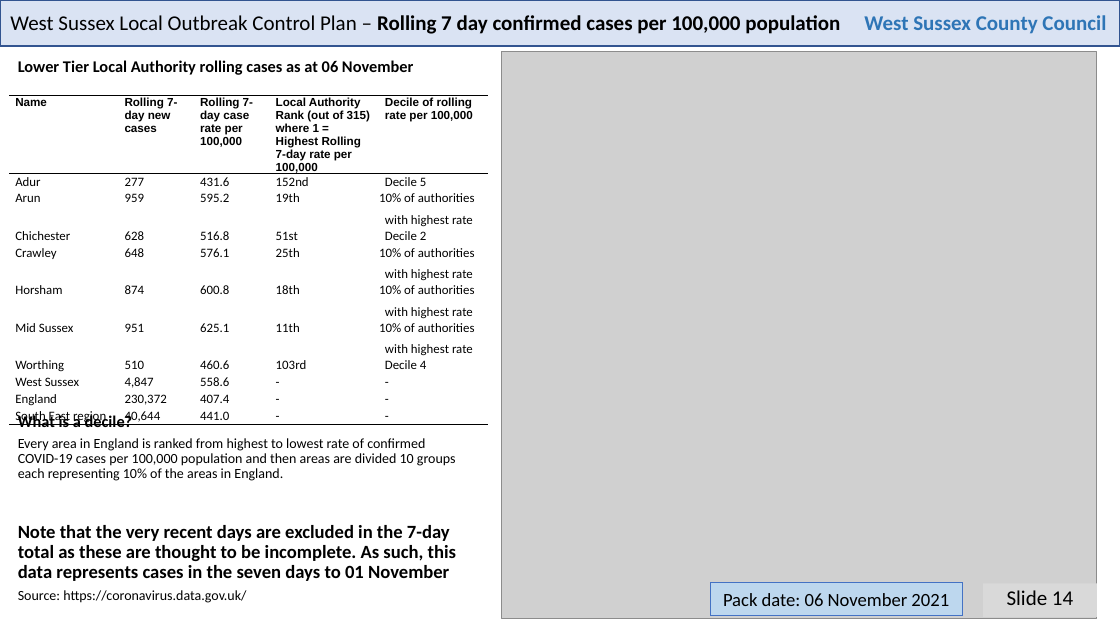
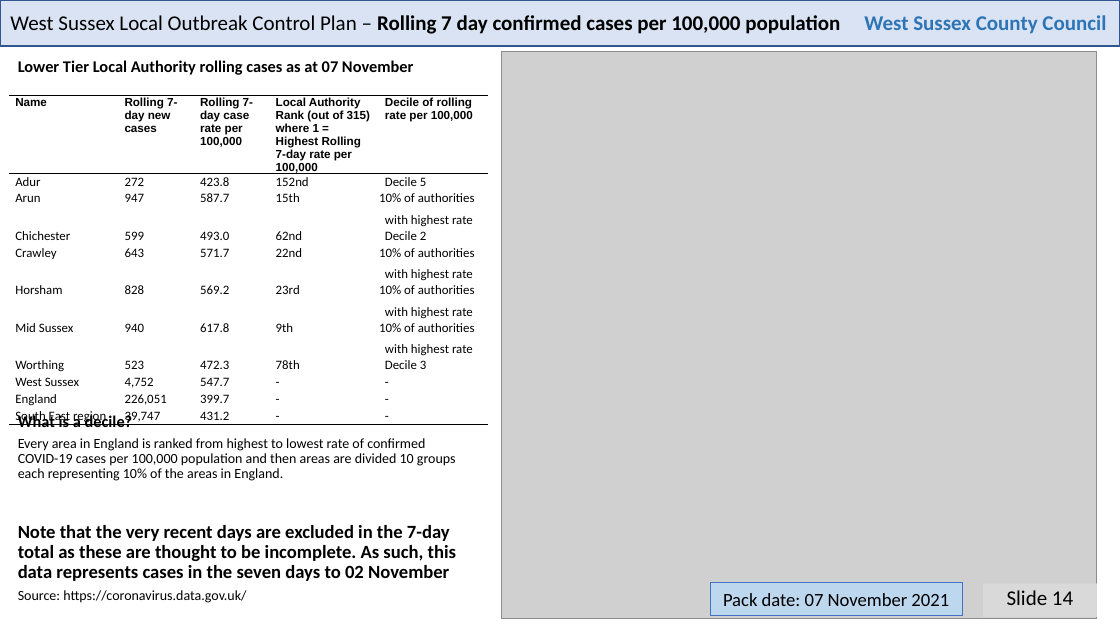
Before and after one commit to psychty/wsx_covid_datapack_public, a slide deck: slide 14 of Latest_West_Sussex_C19_slide_deck.pptx. Drawn at 1120x630 pixels with LibreOffice and Linux fonts; fonts in the diff are those of the drawing; grey boxes stand for pictures. Boxes give left, top, right and bottom in pixels: in the first picture for what was removed or moved away, otherwise in the second. Text is boxed around its words. In the diff, an @@ line names an element or a change of style, - is before the commit and + after.

```diff
--- a/Latest_West_Sussex_C19_slide_deck.pptx
+++ b/Latest_West_Sussex_C19_slide_deck.pptx
@@ text at [18,60,414,75]: text changed @@
-Lower Tier Local Authority rolling cases as at 06 November
+Lower Tier Local Authority rolling cases as at 07 November
@@ table at [9,96,488,428] @@
-row 2, column 2: 277
+row 2, column 2: 272
-row 2, column 3: 431.6
+row 2, column 3: 423.8
-row 3: Arun | 959 | 595.2 | 19th | 10% of authorities with highest rate
+row 3: Arun | 947 | 587.7 | 15th | 10% of authorities with highest rate
-row 4: Chichester | 628 | 516.8 | 51st | Decile 2
+row 4: Chichester | 599 | 493.0 | 62nd | Decile 2
-row 5: Crawley | 648 | 576.1 | 25th | 10% of authorities with highest rate
+row 5: Crawley | 643 | 571.7 | 22nd | 10% of authorities with highest rate
-row 6: Horsham | 874 | 600.8 | 18th | 10% of authorities with highest rate
+row 6: Horsham | 828 | 569.2 | 23rd | 10% of authorities with highest rate
-row 7: Mid Sussex | 951 | 625.1 | 11th | 10% of authorities with highest rate
+row 7: Mid Sussex | 940 | 617.8 | 9th | 10% of authorities with highest rate
-row 8: Worthing | 510 | 460.6 | 103rd | Decile 4
+row 8: Worthing | 523 | 472.3 | 78th | Decile 3
-row 9, column 2: 4,847
+row 9, column 2: 4,752
-row 9, column 3: 558.6
+row 9, column 3: 547.7
-row 10, column 2: 230,372
+row 10, column 2: 226,051
-row 10, column 3: 407.4
+row 10, column 3: 399.7
-row 11, column 2: 40,644
+row 11, column 2: 39,747
-row 11, column 3: 441.0
+row 11, column 3: 431.2
@@ text at [18,525,456,581]: text changed @@
-Note that the very recent days are excluded in the 7-day total as these are thought to be incomplete. As such, this data represents cases in the seven days to 01 November
+Note that the very recent days are excluded in the 7-day total as these are thought to be incomplete. As such, this data represents cases in the seven days to 02 November
@@ text in rectangle at [723,593,949,606]: text changed @@
-Pack date: 06 November 2021
+Pack date: 07 November 2021
```
Also in this commit, not shown: 21 other slides changed, 58 other files.
